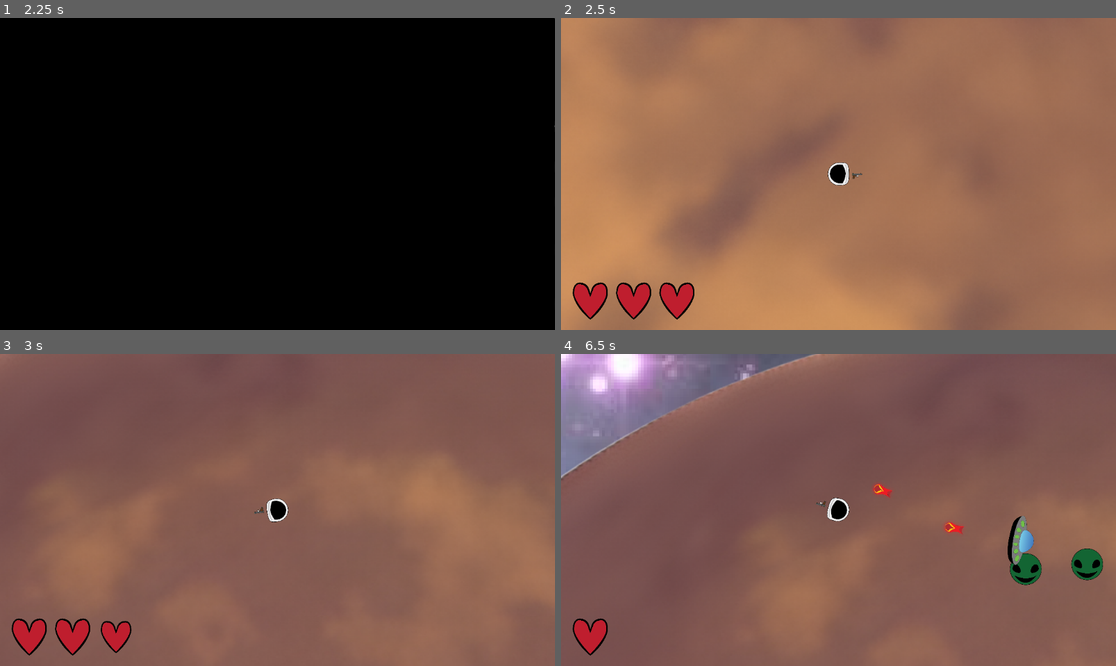
Above: before the commit, frames 1-4 (two rows, left to right).
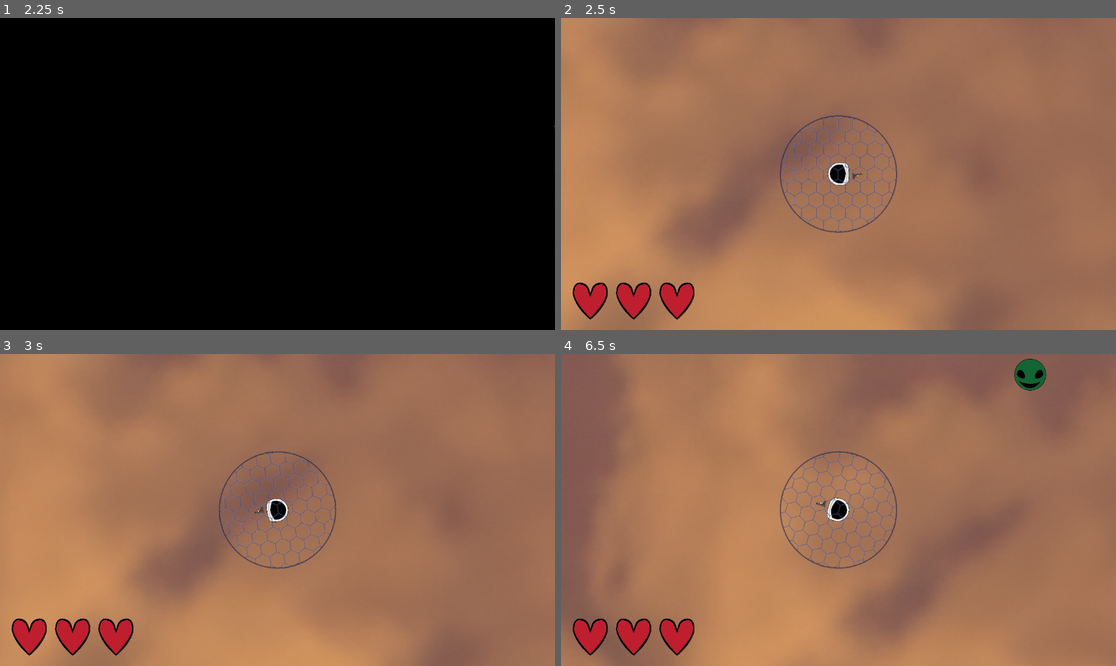
Above: after the commit, the same moments.

Repository: gkdjldgs/Spacegame
Game: Godot game, scene res://canvas_layer.tscn
Same seed, same stepped clock (60 frames per second), same inputs: the game is played once before the commit and once after it.
Inputs (mouse positions are in pixels of both pictures, inside the frame that each line leads up to):
- Up to frame 1 (2.25 s): click (277, 139) at 0.5 s; tap Enter at 1.25 s; move the mouse to (399, 158) at 1.27 s; hold D (right) 1.28-2 s; click (399, 158) at 1.35 s; click (277, 174) at 2 s
- Up to frame 2 (2.5 s): no input
- Up to frame 3 (3 s): tap Space at 2.75 s; move the mouse to (166, 525) at 2.77 s; hold S (down) from 2.78 s (still down); tap Alt at 2.85 s
- Up to frame 4 (6.5 s): move the mouse to (894, 441) at 3.52 s; release S (down) at 3.53 s; hold D (right) 3.53-4.28 s; tap Shift at 3.6, 5.85 s; move the mouse to (810, 572) at 4.27 s; hold W (up) 4.28-5.03 s; click (810, 572) at 4.35 s; move the mouse to (1005, 556) at 5.02 s; hold A (left) from 5.03 s (still down); tap Alt at 5.1 s; move the mouse to (672, 463) at 5.77 s

Frame 1 is identical in both runs. In frame 2, 1.1% of the frame differs, in the area x 39-61%, y 31-69%; in frame 3, 65%; in frame 4, 74%, in the area x 0-100%, y 0-100%.

Commit message:
force field
I'm trying to add powerups to the game starting with a simple forcefield thats being really janky so I'll have to look at that

Diff:
--- /dev/null
+++ b/scripts/forcefield.gd
@@ -0,0 +1,12 @@
+extends CharacterBody2D
+
+
+# Called when the node enters the scene tree for the first time.
+func _ready() -> void:
+	pass # Replace with function body.
+
+func player_hit():
+	autoload.score = 50
+# Called every frame. 'delta' is the elapsed time since the previous frame.
+func _process(delta: float) -> void:
+	pass
--- /dev/null
+++ b/scripts/forcefield.tscn
@@ -0,0 +1,15 @@
+[gd_scene load_steps=3 format=3 uid="uid://b4igns3d8ckfh"]
+
+[ext_resource type="Script" uid="uid://x02ivrkrfn5m" path="res://scripts/forcefield.gd" id="1_0dk3e"]
+[ext_resource type="Texture2D" uid="uid://2rjyn4cbvbb5" path="res://images/forcefield-removebg-preview.png" id="2_l14em"]
+
+[node name="forcefield" type="CharacterBody2D"]
+modulate = Color(1, 1, 1, 0.50980395)
+scale = Vector2(0.13259113, 0.13259113)
+script = ExtResource("1_0dk3e")
+
+[node name="Sprite2D" type="Sprite2D" parent="."]
+texture = ExtResource("2_l14em")
+
+[node name="CollisionPolygon2D" type="CollisionPolygon2D" parent="."]
+polygon = PackedVector2Array(60.33586, 45.251896, 60.33586, 45.251896, 98.04578, 67.877846, 120.67172, 7.5419827, 105.58775, -67.877846, 45.251896, -113.12974, 0, -120.67172, -45.251896, -113.12974, -90.50379, -82.96181, -120.67172, -15.083965, -120.67172, 7.5419827, -113.12974, 37.709915, -90.50379, 82.96181, -45.251896, 113.12974, 15.083965, 120.67172, 82.96181, 90.50379, 98.04578, 75.41983, 60.33586, 52.793877, 30.16793, 82.96181, -22.625948, 82.96181, -75.41983, 45.251896, -82.96181, 7.5419827, -75.41983, -45.251896, -52.793877, -67.877846, -22.625948, -82.96181, 7.5419827, -82.96181, 37.709915, -67.877846, 60.33586, -45.251896, 90.50379, -22.625948, 82.96181, 15.083965, 67.877846, 37.709915)
--- a/scripts/player.gd
+++ b/scripts/player.gd
@@ -42,7 +42,7 @@
 		if health == 0:
 			get_tree().paused = true
 			$deathscreeen.show()
-			await $deathscreeen/Sprite2D/AnimationPlayer.play("deathanimation")
+			$deathscreeen/Sprite2D/AnimationPlayer.play("deathanimation")
 
 	else:
 		pass
--- a/scripts/player.tscn
+++ b/scripts/player.tscn
@@ -7,6 +7,7 @@
 [ext_resource type="PackedScene" uid="uid://c6dm6cnrpjrlv" path="res://scripts/weapon.tscn" id="5_2c7ny"]
 [ext_resource type="PackedScene" uid="uid://b2w8psh5gq154" path="res://gui.tscn" id="6_0jhex"]
 [ext_resource type="PackedScene" uid="uid://bdvnprmpqed3b" path="res://deathscreeen.tscn" id="7_38am0"]
+[ext_resource type="PackedScene" uid="uid://b4igns3d8ckfh" path="res://scripts/forcefield.tscn" id="8_xfidv"]
 
 [sub_resource type="CapsuleShape2D" id="CapsuleShape2D_kv812"]
 radius = 9.23077
@@ -50,3 +51,5 @@
 [node name="deathscreeen" parent="." instance=ExtResource("7_38am0")]
 process_mode = 3
 visible = false
+
+[node name="forcefield" parent="." instance=ExtResource("8_xfidv")]
Binary file added: images/forcefield-removebg-preview.png
Not shown, added: images/forcefield-removebg-preview.png.import
Binary file added: images/forcefield.png
Not shown, added: images/forcefield.png.import
Not shown, added: scripts/forcefield.gd.uid
Not shown: 1 places in scripts/player.tscn that only renumber resources
